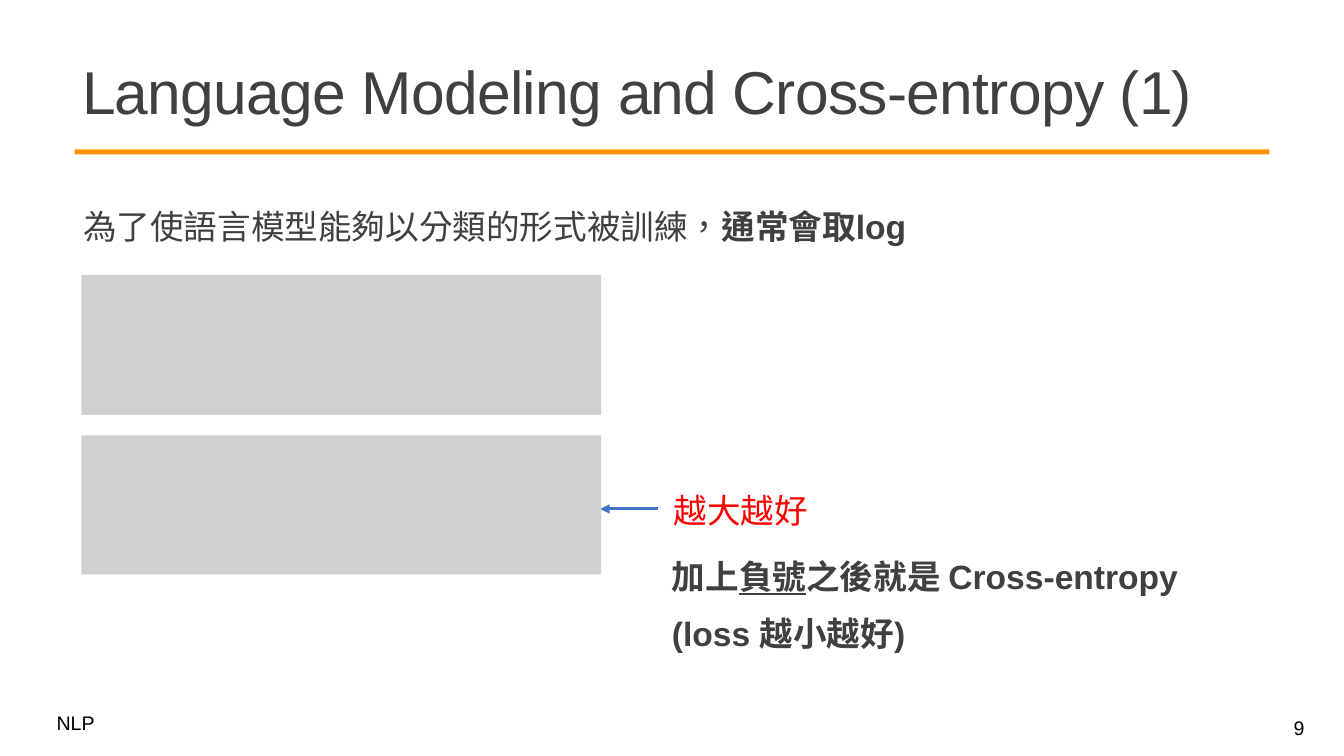
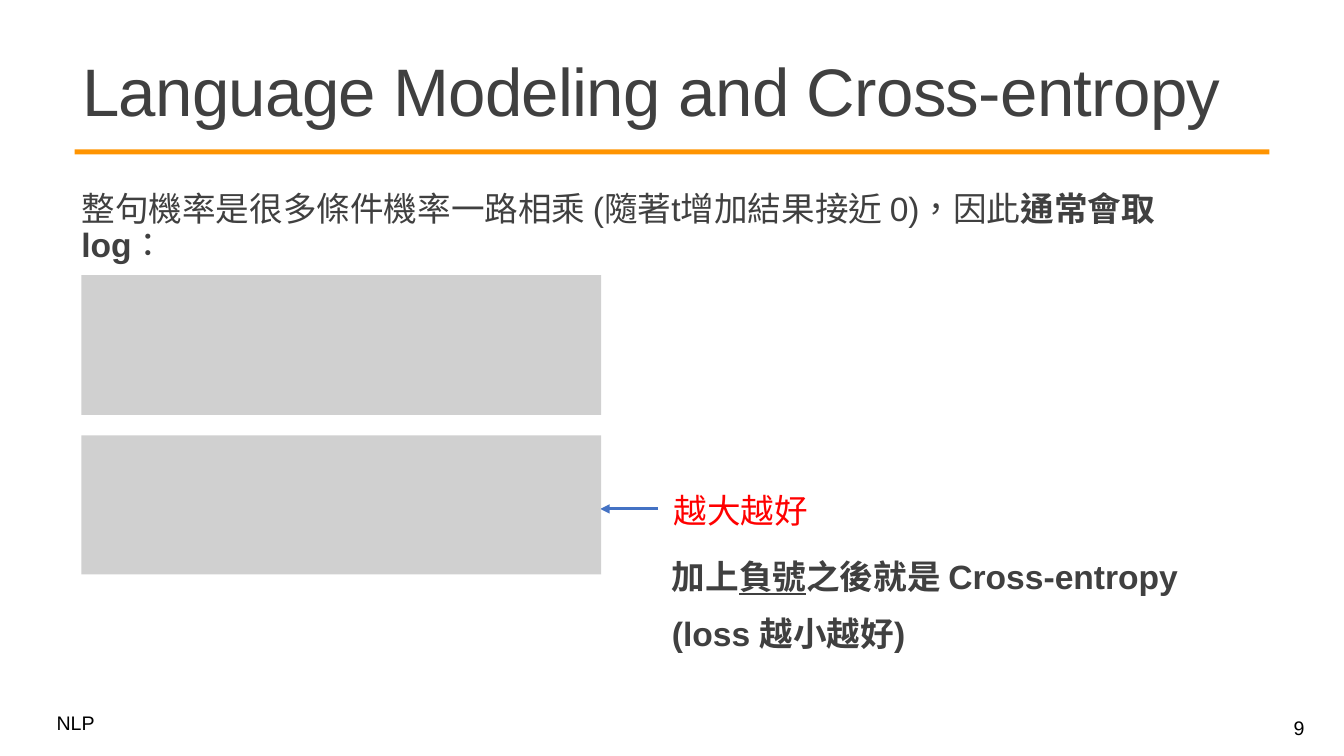
Before and after one commit to mcps5601/CGUNLP_2026_Spring, a slide deck: slide 9 of slides/w8_decoder_0413.pptx. Drawn at 1344x756 pixels with LibreOffice and Linux fonts; fonts in the diff are those of the drawing; grey boxes stand for pictures; background and template pictures are left out. Boxes give left, top, right and bottom in pixels: in the first picture for what was removed or moved away, otherwise in the second. Text is boxed around its words. In the diff, an @@ line names an element or a change of style, - is before the commit and + after.

Commit message:
fix: update W8 slide

```diff
--- a/slides/w8_decoder_0413.pptx
+++ b/slides/w8_decoder_0413.pptx
@@ title at [82, 67, 1221, 129]: text changed; size 43.2 to 48 pt @@
-Language Modeling and Cross-entropy (1)
+Language Modeling and Cross-entropy
@@ text at [81, 192, 1155, 264]: text changed @@
-為了使語言模型能夠以分類的形式被訓練，通常會取log
+整句機率是很多條件機率一路相乘 (隨著t增加結果接近 0)，因此通常會取log：
```
Also in this commit, not shown: 7 other slides changed, 2 slides added, 1 other file.
